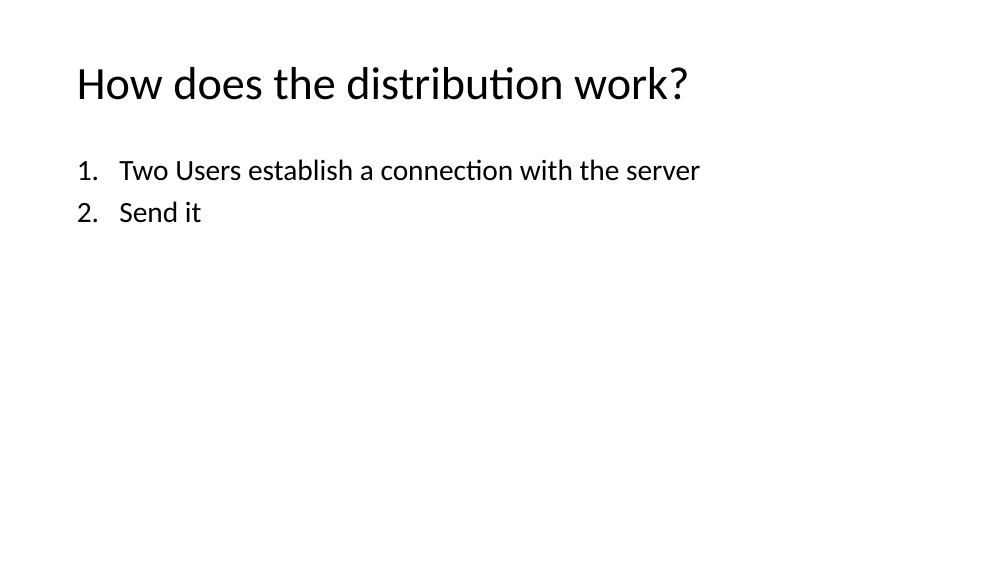
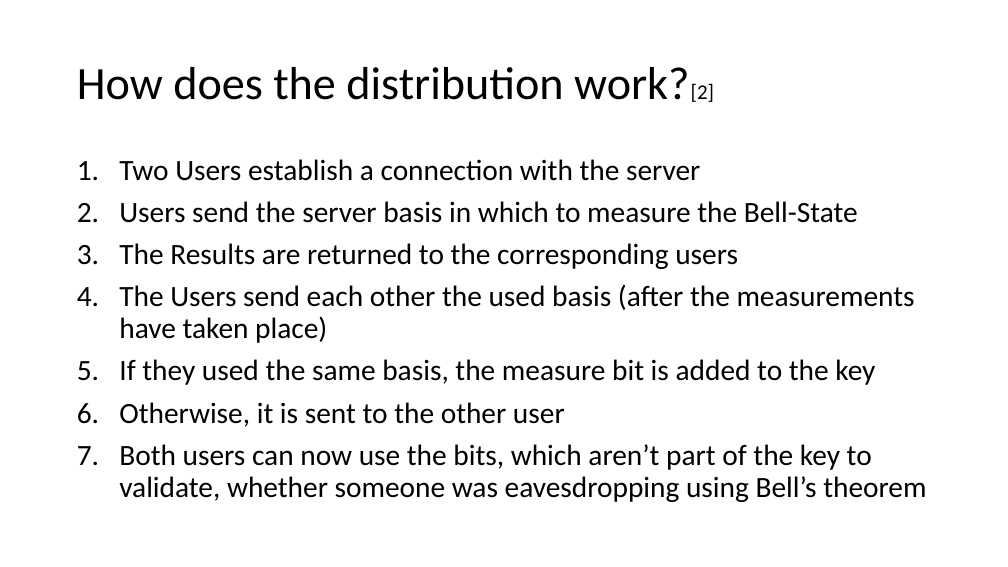
Before and after one commit to dsubedi753/iQuHack_E91, a slide deck: slide 4 of E91 Quantum Key Distribution Network.pptx. Drawn at 1008x567 pixels with LibreOffice and Linux fonts; fonts in the diff are those of the drawing. Boxes give left, top, right and bottom in pixels: in the first picture for what was removed or moved away, otherwise in the second. Text is boxed around its words. In the diff, an @@ line names an element or a change of style, - is before the commit and + after.

```diff
--- a/E91 Quantum Key Distribution Network.pptx
+++ b/E91 Quantum Key Distribution Network.pptx
@@ title at <box>77,67,715,102</box>: text changed @@
-How does the distribution work?
+How does the distribution work?[2]
@@ text at <box>119,201,926,502</box>: text changed @@
-2. Send it
+2. Users send the server basis in which to measure the Bell-State
+3. The Results are returned to the corresponding users
+4. The Users send each other the used basis (after the measurements have taken place)
+5. If they used the same basis, the measure bit is added to the key
+6. Otherwise, it is sent to the other user
+7. Both users can now use the bits, which aren’t part of the key to validate, whether someone was eavesdropping using Bell’s theorem
```
Also in this commit, not shown: 1 other slide changed, 3 slides added, 1 slide removed.
